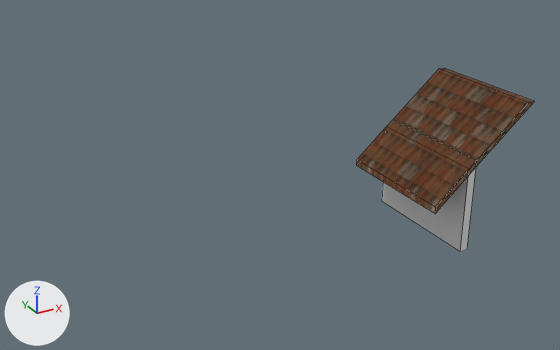
The Blender file Assets/Meshes/Roof_parts.blend, before and after one commit.
Before and after are seen from a camera (50 mm lens) standing at (-0.53, -30.24, 11.42) and looking at (10.68, -9.86, 1.23). Arrows for +X, +Y and +Z are at lower left; the lights stay in place. Mesh edges are drawn as thin lines. The same objects are shown in both versions, whatever each file hides.

Script lines for the objects in view, before the commit:
```python
me_roof_around_tower_plate = bpy.data.meshes.new('Roof_around_tower_plate')
me_roof_around_tower_plate.from_pydata(...)  # 20 vertices, 18 faces; spans x -1.11..2.25, y -4.0..0.0, z 0.0..4.35
# faces by material slot: [13, 5]
me_roof_around_tower_plate.materials.append(mat_roof_material)
me_roof_around_tower_plate.materials.append(mat_bricks)
ob_roof_around_tower_plate = bpy.data.objects.new('Roof_around_tower_plate', me_roof_around_tower_plate)
ob_roof_around_tower_plate.location = (14.0, -11.0, 0.0)
ob_roof_around_tower_plate.rotation_euler = (0.0, 0.0, 12.57)  # degrees (0, 0, 0)
```
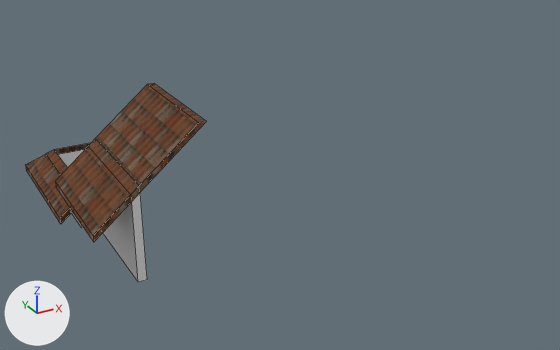
Changed parts and their boxes (x1, y1, x2, y2) in the pictures (560 x 350 px):
'Roof_around_tower_plate', moved
    before: (356, 68, 535, 252)
    after: (55, 83, 207, 282)
'LOD_A_Roof_upper_tower_corner', added
    after: (26, 143, 91, 228)
    faces in mat_roof_material: (26, 143, 91, 224)
    faces in mat_bricks: (58, 150, 84, 228)

The edits, one by one:
Mesh me_lod_a_roof_plate_corner_001 is new.
It has 24 vertices, 22 faces and spans x -0.63..4.25, y 0.0..4.88, z 0.0..1.21.
Faces by material slot: [8, 14].
It uses material mat_bricks.
It uses material mat_roof_material.
Object 'Roof_around_tower_plate' (ob_roof_around_tower_plate) moves from (14.0, -11.0, 0.0) to (5.0, -8.0, 0.0).
Object 'LOD_A_Roof_upper_tower_corner' (ob_lod_a_roof_upper_tower_corner) is new; it shows me_lod_a_roof_plate_corner_001.
Its location is (4.52, -8.0, 0.0).
